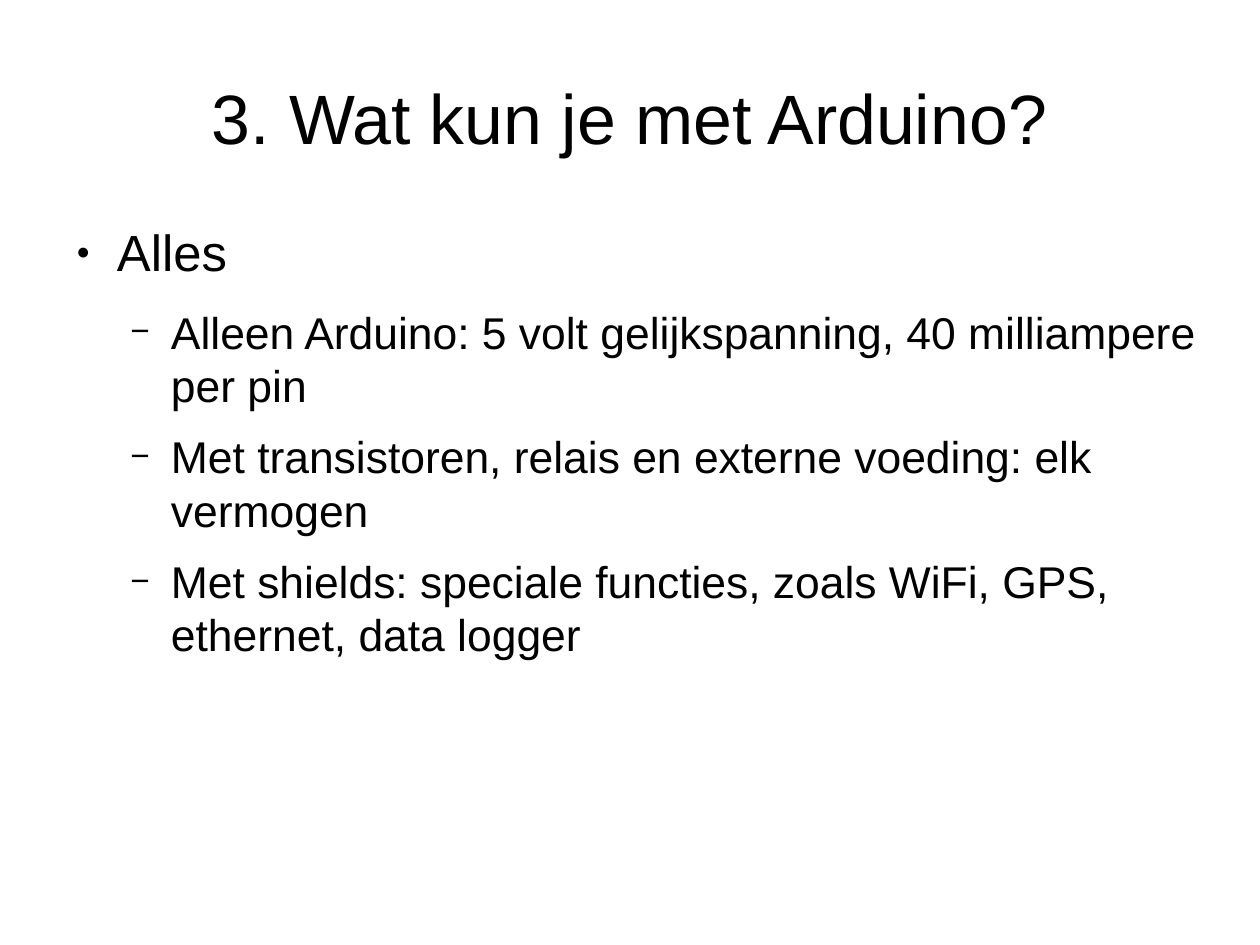
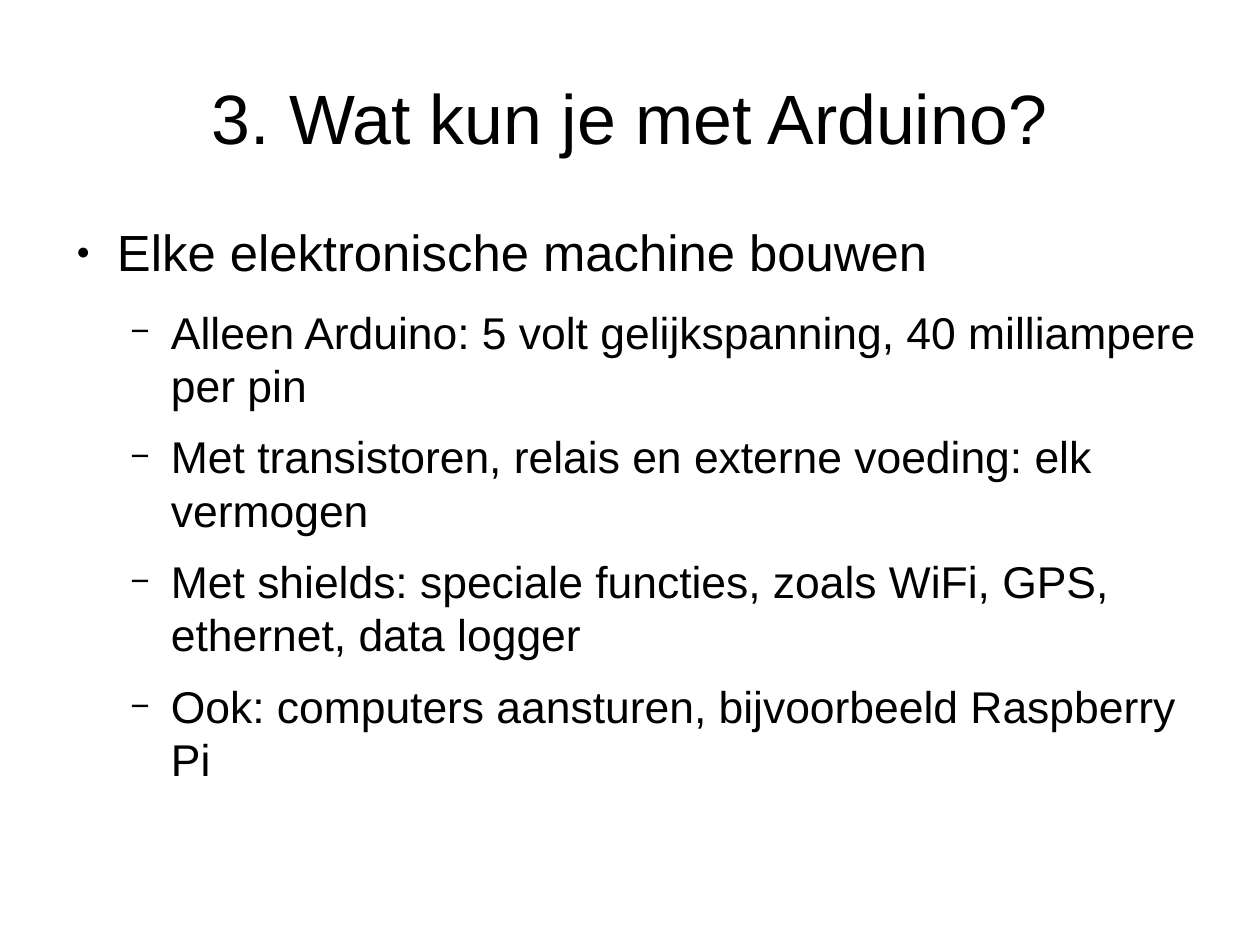
Before and after one commit to djog/arduino_cursus, a slide deck: slide 12 of Presentaties/Dag1.odp. Drawn at 1260x945 pixels with LibreOffice and Linux fonts; fonts in the diff are those of the drawing. Boxes give left, top, right and bottom in pixels: in the first picture for what was removed or moved away, otherwise in the second. Text is boxed around its words. In the diff, an @@ line names an element or a change of style, - is before the commit and + after.

```diff
--- a/Presentaties/Dag1.odp
+++ b/Presentaties/Dag1.odp
@@ text at (x1=117, y1=234, x2=927, y2=272): text changed @@
-● Alles
+● Elke elektronische machine bouwen
@@ text at (x1=171, y1=690, x2=1175, y2=776): paragraph added @@
+  − Ook: computers aansturen, bijvoorbeeld Raspberry Pi
```
Also in this commit, not shown: 1 other slide changed, 14 slides added, 9 other files.
